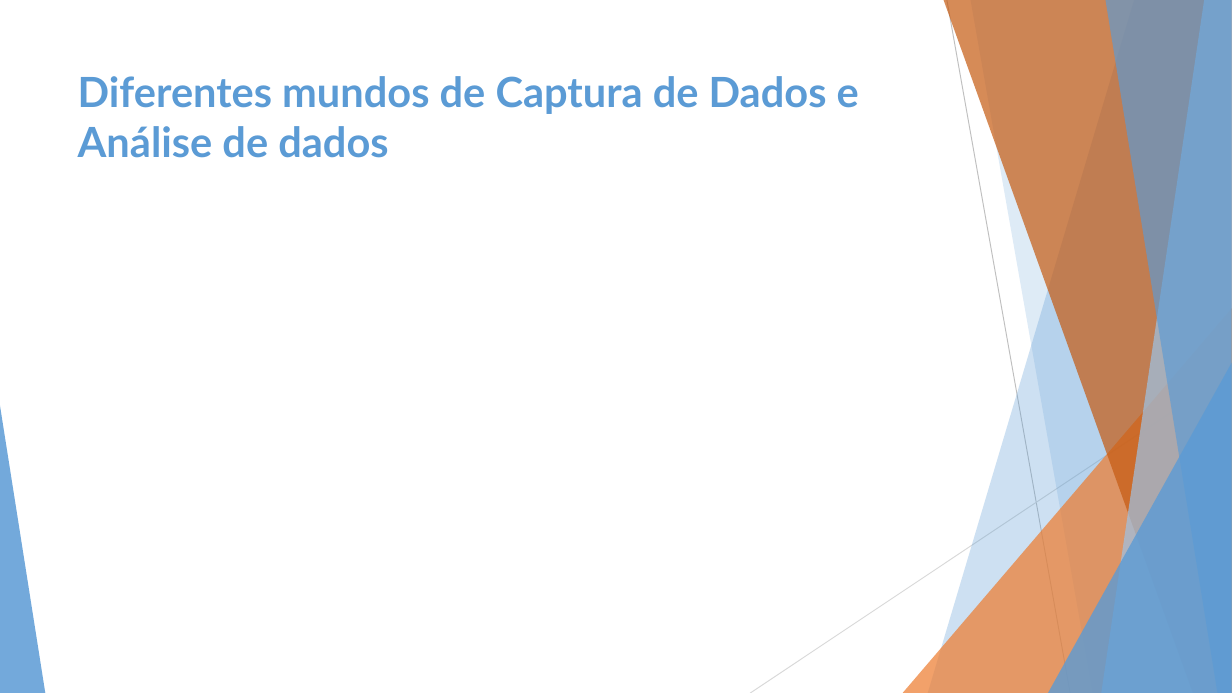
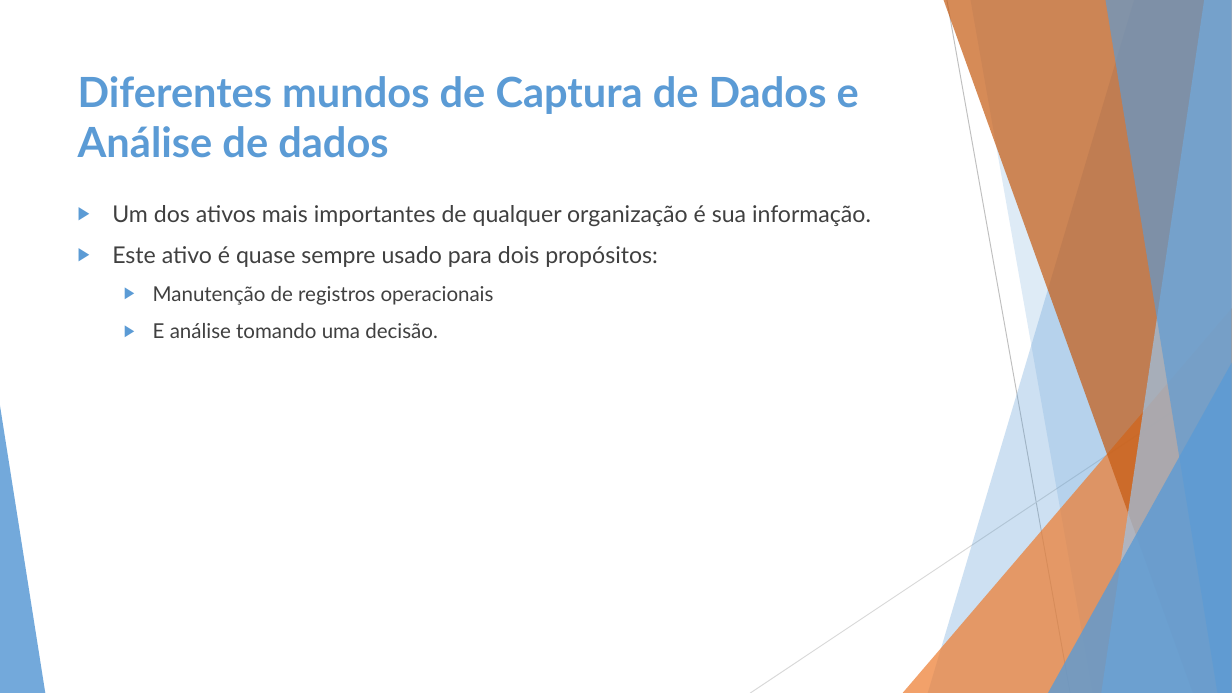
Before and after one commit to gutierrecunha/TheDataWarehouseToolkit_3rdEdition_PtBr, a slide deck: slide 4 of Apresentação/Cap1_theDataWarehouse.pptx. Drawn at 1232x693 pixels with LibreOffice and Linux fonts; fonts in the diff are those of the drawing. Boxes give left, top, right and bottom in pixels: in the first picture for what was removed or moved away, otherwise in the second. Text is boxed around its words. In the diff, an @@ line names an element or a change of style, - is before the commit and + after.

```diff
--- a/Apresentação/Cap1_theDataWarehouse.pptx
+++ b/Apresentação/Cap1_theDataWarehouse.pptx
@@ text added at <box>112,205,871,338</box>, 18 pt, text #404040 @@
+▶ Um dos ativos mais importantes de qualquer organização é sua informação.
+▶ Este ativo é quase sempre usado para dois propósitos:
+  ▶ Manutenção de registros operacionais
+  ▶ E análise tomando uma decisão.
```
Also in this commit, not shown: 2 other slides changed, 4 slides added.
